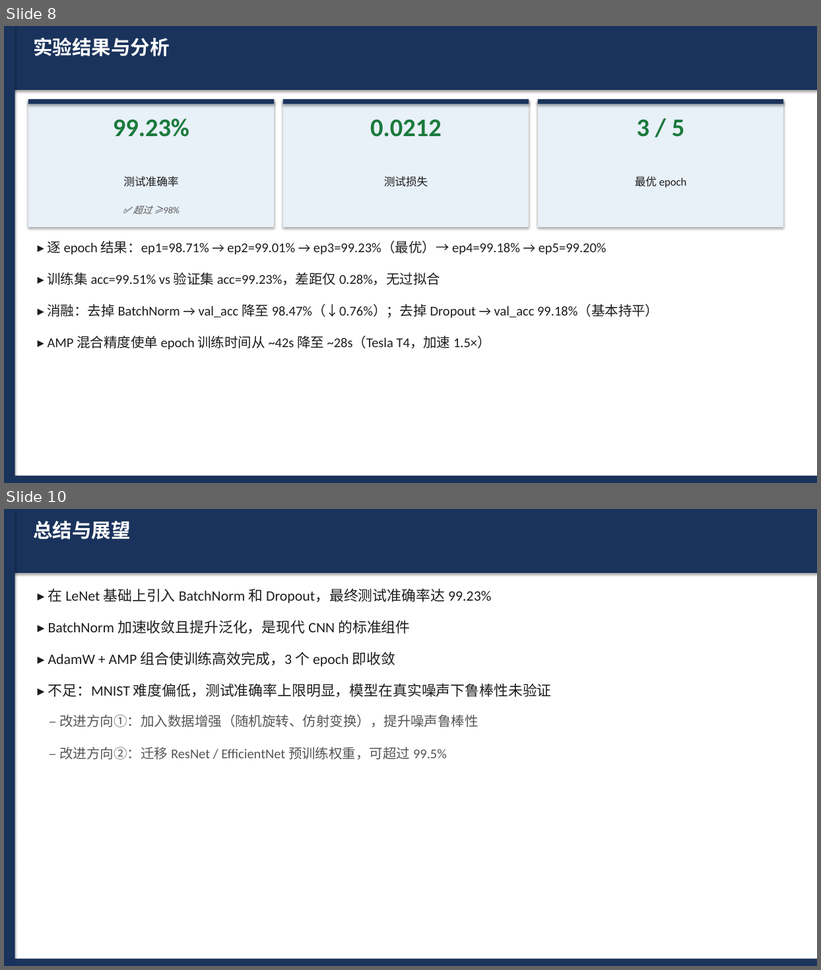
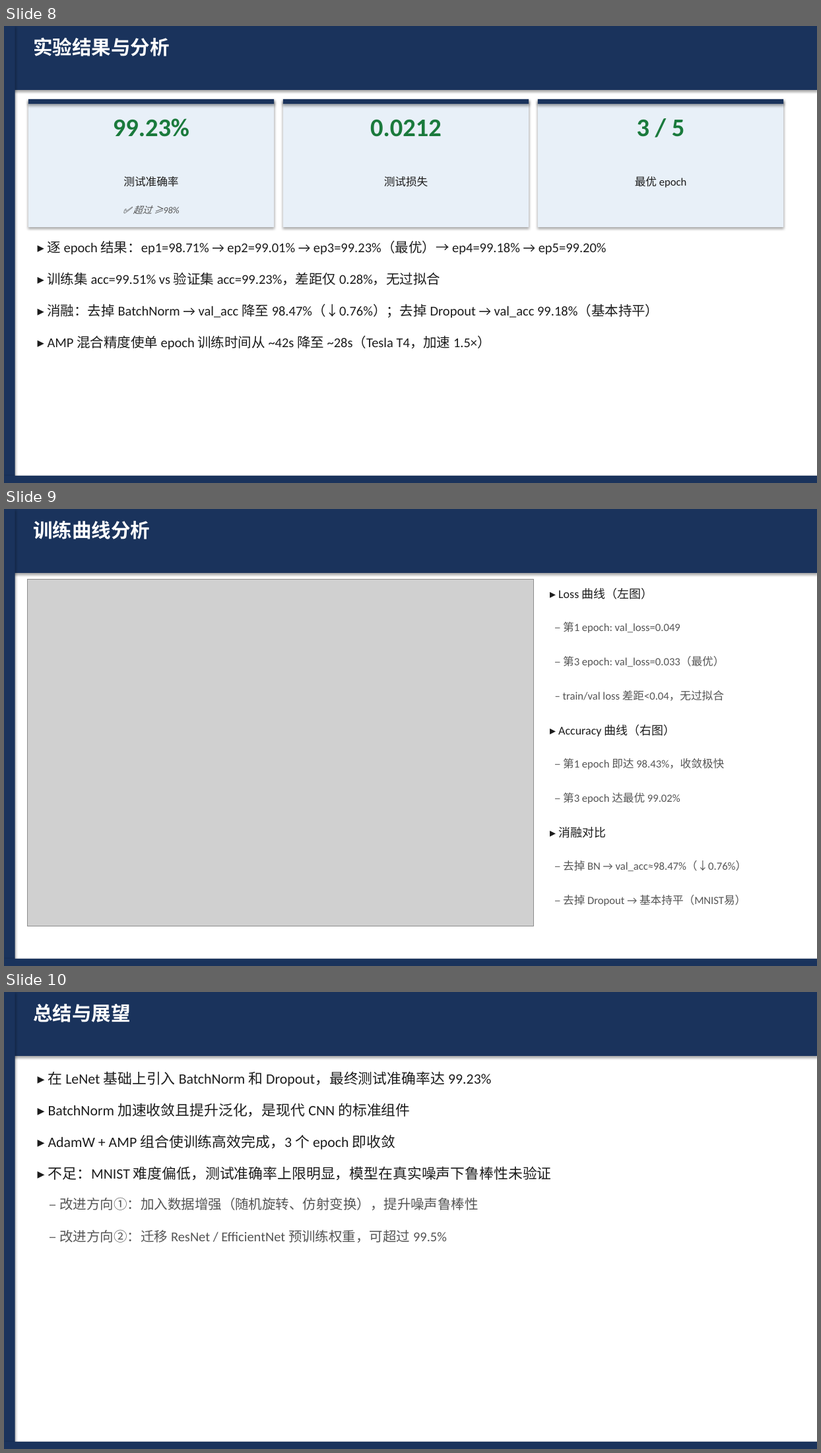
Before and after one commit to WevYang/deep_learning_task, a slide deck: reports/exp1_cnn_mnist.pptx. Shown one above the other, each under a label of ours: slides 8 and 10 before the commit, slides 8, 9 and 10 after it; the slides between them are not shown. The pictures are 821x970 and 821x1453 pixels, drawn with LibreOffice and Linux fonts; fonts in the diff are those of the drawing; grey boxes stand for pictures. Boxes give left, top, right and bottom in pixels: in the first picture for what was removed or moved away, otherwise in the second. Text is boxed around its words. In the diff, an @@ line names an element or a change of style, - is before the commit and + after.

```diff
--- a/reports/exp1_cnn_mnist.pptx
+++ b/reports/exp1_cnn_mnist.pptx
@@ slide 9 added at box(4, 509, 817, 966), background #FFFFFF @@
@@ rectangle added at box(4, 509, 817, 573), fill #1A335C @@
@@ rectangle added at box(4, 509, 15, 966), fill #1A335C @@
@@ text added at box(33, 521, 150, 539), 23 pt, text #FFFFFF, bold @@
+训练曲线分析
@@ picture added at box(27, 579, 533, 927) @@
@@ text added at box(558, 588, 653, 599), 14 pt, text #1C1C1C @@
+▸ Loss 曲线（左图）
@@ text added at box(563, 622, 680, 633), 13 pt, text #555555 @@
+– 第1 epoch: val_loss=0.049
@@ text added at box(563, 656, 725, 667), 13 pt, text #555555 @@
+– 第3 epoch: val_loss=0.033（最优）
@@ text added at box(563, 691, 724, 701), 13 pt, text #555555 @@
+– train/val loss 差距<0.04，无过拟合
@@ text added at box(558, 725, 676, 737), 14 pt, text #1C1C1C @@
+▸ Accuracy 曲线（右图）
@@ text added at box(563, 758, 724, 770), 13 pt, text #555555 @@
+– 第1 epoch 即达 98.43%，收敛极快
@@ text added at box(563, 793, 680, 804), 13 pt, text #555555 @@
+– 第3 epoch 达最优 99.02%
@@ text added at box(558, 827, 606, 838), 14 pt, text #1C1C1C @@
+▸ 消融对比
@@ text added at box(563, 861, 747, 871), 13 pt, text #555555 @@
+– 去掉 BN → val_acc≈98.47%（↓0.76%）
@@ text added at box(563, 895, 746, 906), 13 pt, text #555555 @@
+– 去掉 Dropout → 基本持平（MNIST易）
@@ rectangle added at box(4, 959, 817, 966), fill #1A335C @@
```
Also in this commit, not shown: 1 slide removed, 4 other files.
